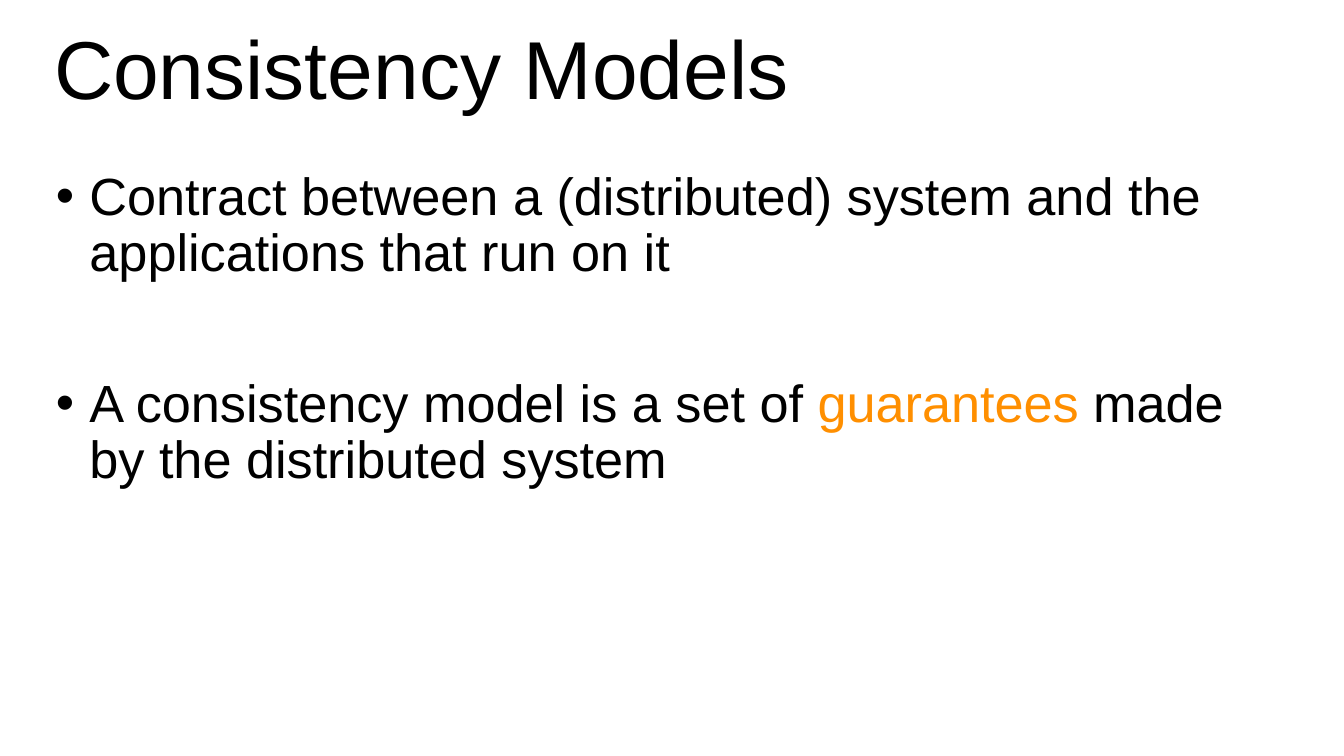
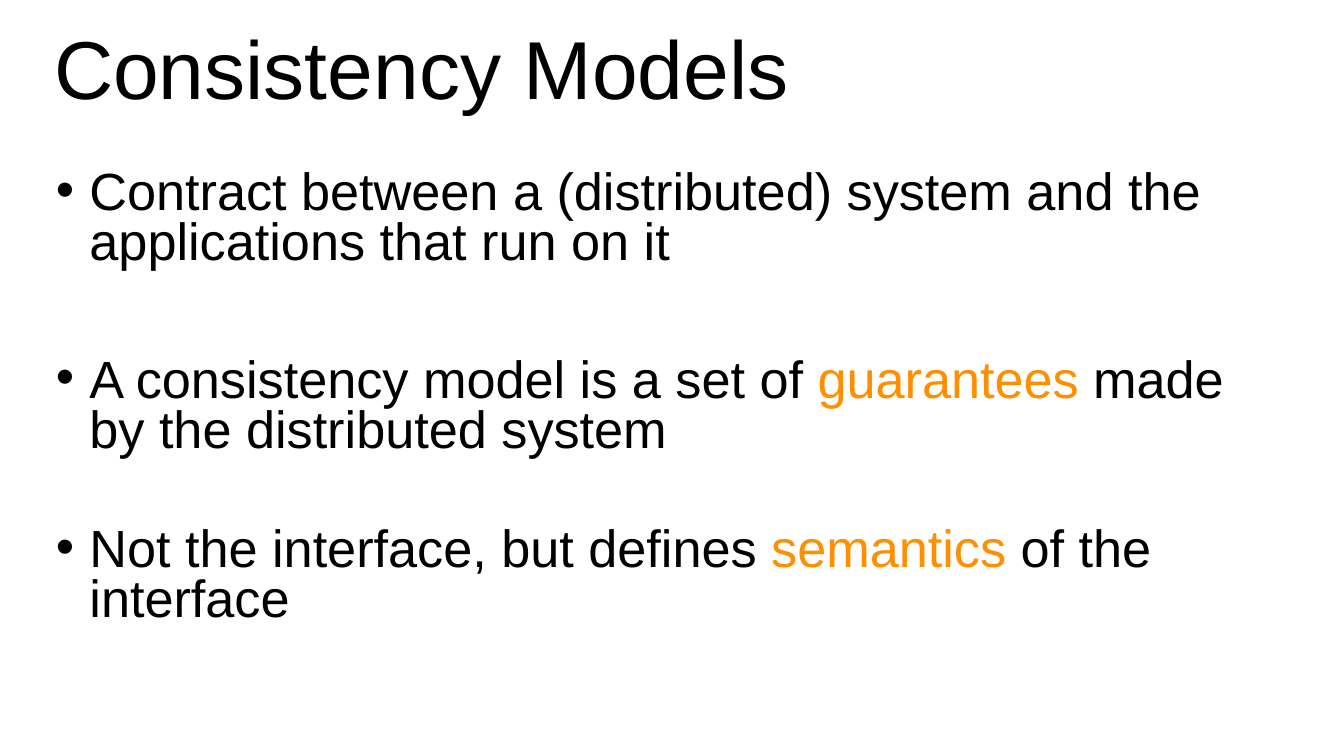
Before and after one commit to cos316/cos316-web, a slide deck: slide 6 of lectures/L17-consistency.pptx. Drawn at 1344x756 pixels with LibreOffice and Linux fonts; fonts in the diff are those of the drawing. Boxes give left, top, right and bottom in pixels: in the first picture for what was removed or moved away, otherwise in the second. Text is boxed around its words. In the diff, an @@ line names an element or a change of style, - is before the commit and + after.

Commit message:
Updated consistency slides

```diff
--- a/lectures/L17-consistency.pptx
+++ b/lectures/L17-consistency.pptx
@@ text at [89,172,1224,458]: line spacing 0.9 to 0.8 @@
@@ text at [89,529,1152,618]: paragraph added @@
+• Not the interface, but defines semantics of the interface
```
Also in this commit, not shown: 8 other slides changed, 1 other file.
